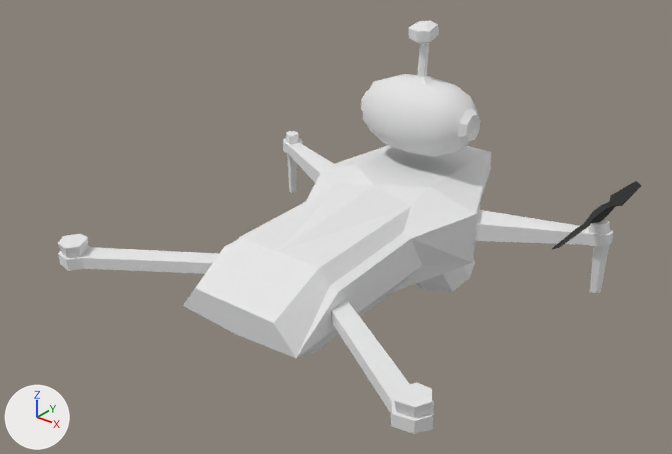
Before and after pictures for a commit that changed the Blender file ART/Models/Drone/Drone.blend.
Both versions are drawn from a 50 mm lens placed at (4.45, -6.06, 4.24), pointed at (-0.04, -0.45, 0.76). Lighting does not change. The marker at lower left points along +X, +Y and +Z.

Names of what the first picture shows: 'CameraDrone', 'Drone', 'Helice', 'TMT'.
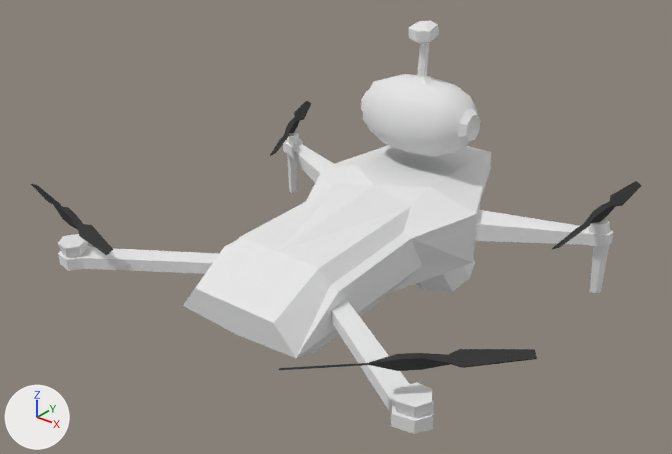
Pixel boxes [x1, y1, x2, y2] of what changed, in the pictures (672 x 454 px):
'Helice.001', added (black)
    after: [279, 349, 537, 371]
'Helice.002', added (black)
    after: [31, 184, 114, 255]
'Helice.003', added (black)
    after: [270, 101, 311, 156]

What the commit changed:
Object 'Helice.001' (ob_helice_001) is new; it shows a copy of the mesh of ob_helice.
Its location is (1.723, -1.917, 0.904).
Its rotation in degrees is (0, 0, -45).
Object 'Helice.002' (ob_helice_002) is new; it shows a copy of the mesh of ob_helice.
Its location is (-1.739, -1.917, 0.904).
Its rotation in degrees is (0, 0, -105).
Object 'Helice.003' (ob_helice_003) is new; it shows a copy of the mesh of ob_helice.
Its location is (-1.739, 0.93, 0.904).
Its rotation in degrees is (0, 0, -152).
